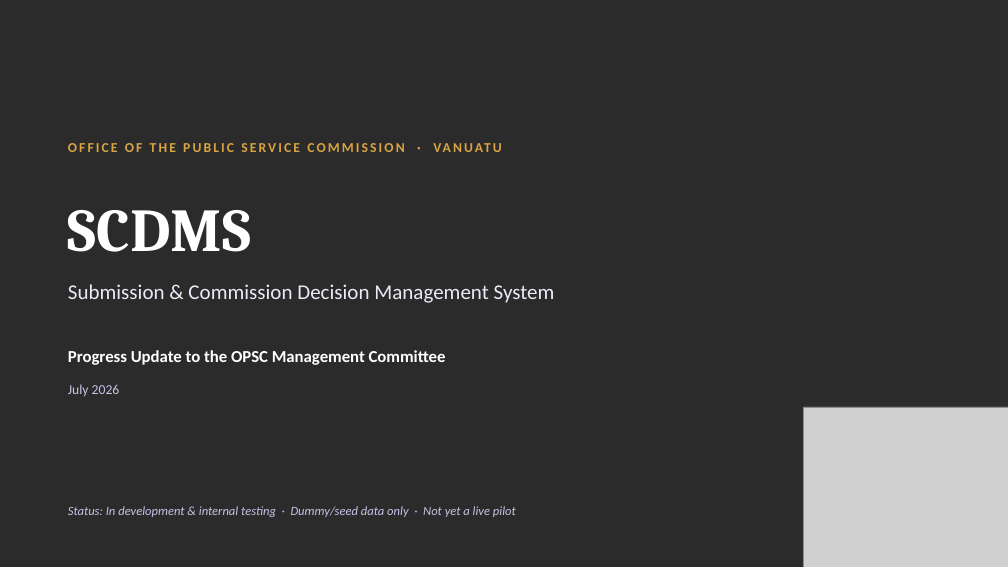
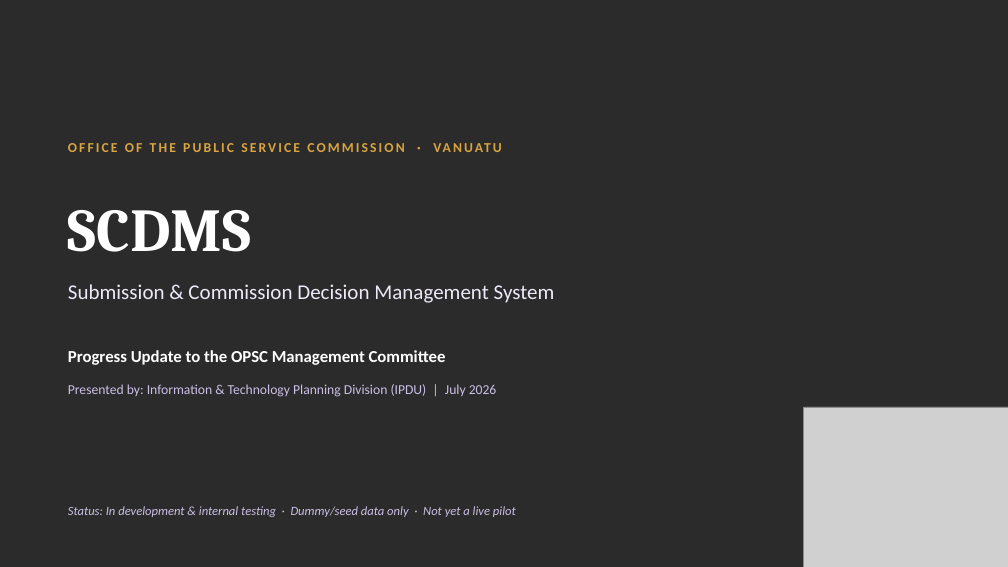
Before and after one commit to Innovation-and-Policy-Development-Unit/commissionDecisionApp_v1.0, a slide deck: slide 1 of SCDMS_Committee_Progress_Update.pptx. Drawn at 1008x567 pixels with LibreOffice and Linux fonts; fonts in the diff are those of the drawing; grey boxes stand for pictures; background and template pictures are left out; a plain dark background stands for a picture behind light text. Boxes give left, top, right and bottom in pixels: in the first picture for what was removed or moved away, otherwise in the second. Text is boxed around its words. In the diff, an @@ line names an element or a change of style, - is before the commit and + after.

```diff
--- a/SCDMS_Committee_Progress_Update.pptx
+++ b/SCDMS_Committee_Progress_Update.pptx
@@ text at (68, 384, 497, 397): text changed @@
-July 2026
+Presented by: Information & Technology Planning Division (IPDU) | July 2026
```
Also in this commit, not shown: 6 other slides changed, 1 slide added, 1 slide removed, 6 other files.
